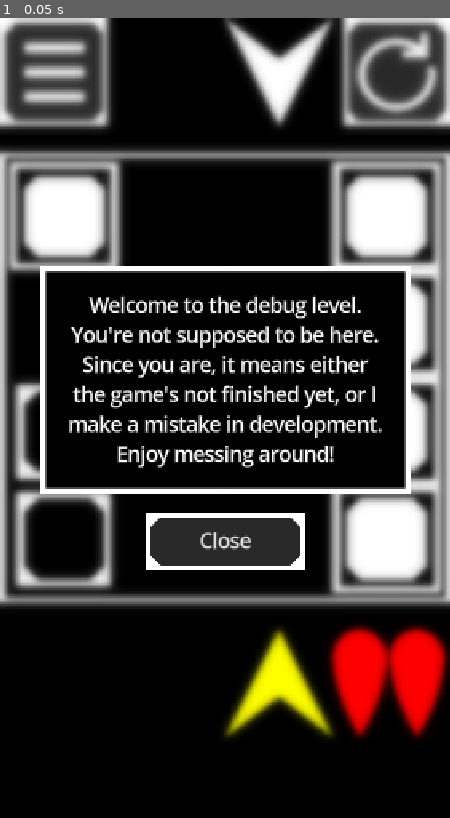
Above: before the commit, frame 1.
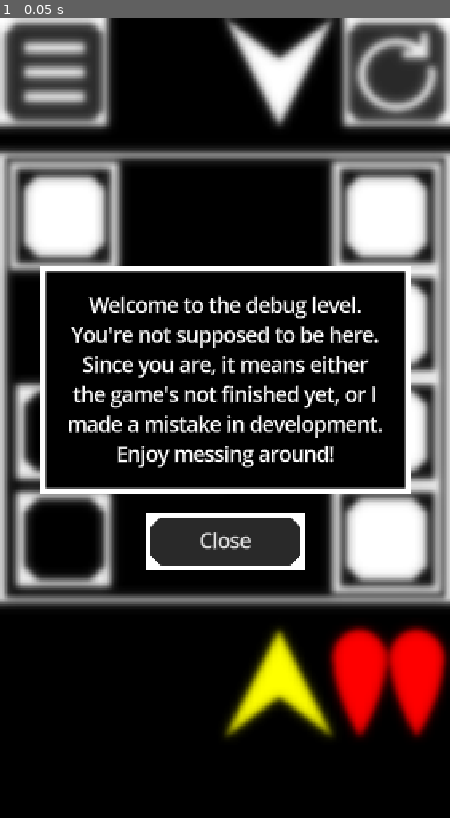
Above: after the commit, the same moment.

Repository: ConfusionCodes/UnderGames
Game: Godot game, scene res://scenes/board.tscn
Two runs of this game, one before a commit and one after it. Both use one fixed random seed, a clock stepped at 60 frames per second and the inputs below.
Inputs:
- Up to frame 1 (0.05 s): no input

The runs differ from the first frame. In frame 1, 0.5% of the frame differs, in the area x 15-85%, y 49-53%.

Commit message:
Tweaked a few levels

Diff:
--- a/levels/campaign/1.tres
+++ b/levels/campaign/1.tres
@@ -12,3 +12,4 @@
 |
 Your goal is to shoot the enemy on the other side of the board.
 Swipe the screen in a direction to move the boxes out of the way, and tap the bottom spaceship to shoot."
+custom = false
--- a/levels/debug.tres
+++ b/levels/debug.tres
@@ -8,6 +8,6 @@
 bullets = 2
 tiles = PackedByteArray(2, 0, 0, 2, 0, 1, 1, 2, 1, 2, 1, 2, 1, 0, 0, 2)
 notification = "Welcome to the debug level. You're not supposed to be here.
-Since you are, it means either the game's not finished yet, or I make a mistake in development.
+Since you are, it means either the game's not finished yet, or I made a mistake in development.
 Enjoy messing around!"
 custom = false
